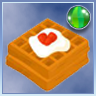
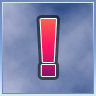
Two versions of the same layered image (96px x 96px). Layer-by-layer changes:
added layer "Notice" above "As Smart As" over (40, 19, 57, 76)
hid group "As Smart As" (15 layers) over (5, 5, 93, 92)
